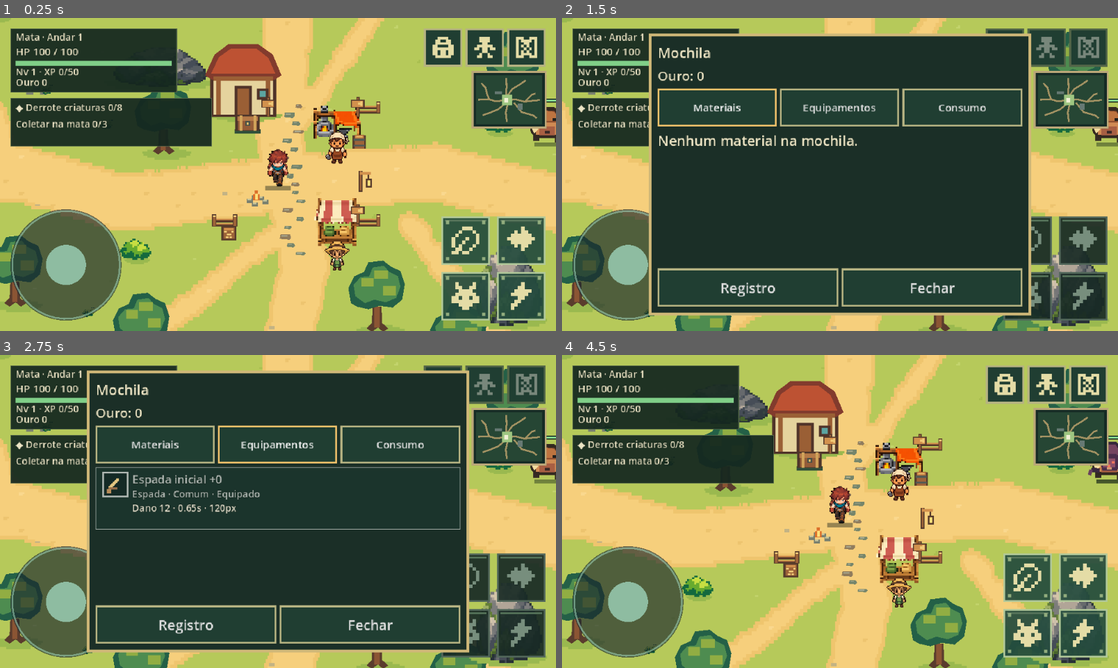
Above: before the commit, frames 1-4 (two rows, left to right).
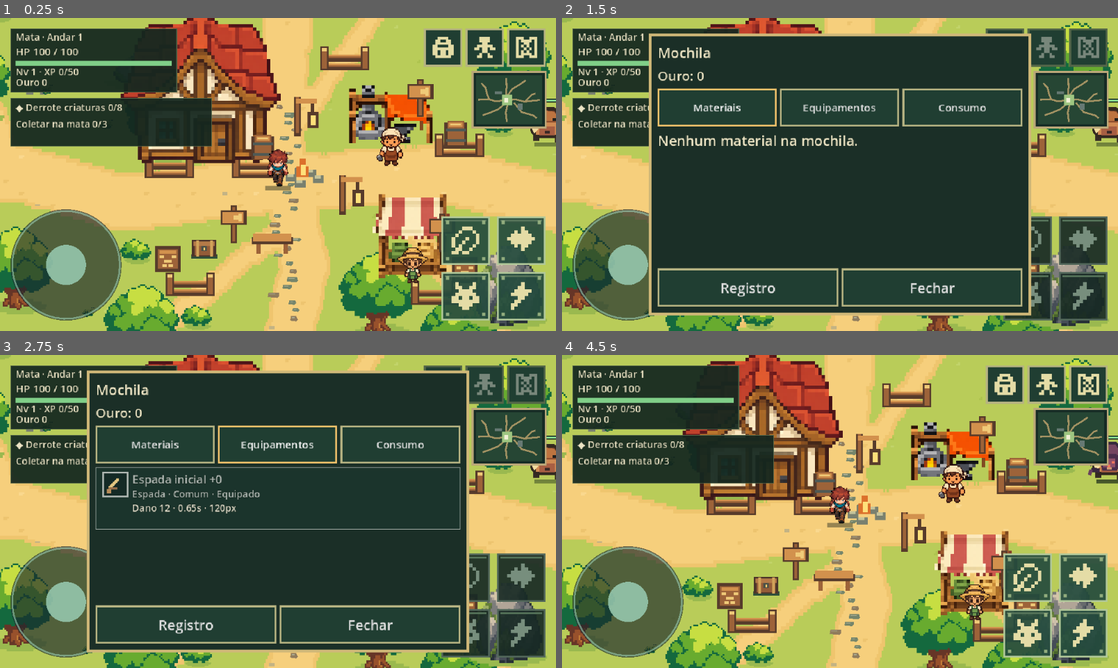
Above: after the commit, the same moments.

Repository: thiagohugo12-dotcom/arveon
Game: Godot game, scene res://scenes/main.tscn
The game is run twice, just before and just after one commit, with the same random seed, the same clock (stepped at 60 frames per second) and the same inputs.
Inputs (mouse positions are in pixels of both pictures, inside the frame that each line leads up to):
- Up to frame 1 (0.25 s): no input
- Up to frame 2 (1.5 s): click (1006, 46) at 0.52 s; click "Materiais" at 1.25 s
- Up to frame 3 (2.75 s): click "Equipamentos" at 2 s
- Up to frame 4 (4.5 s): click "Consumo" at 2.75 s; click "Registro" at 3.5 s; click "Fechar" at 4.25 s

The runs differ from the first frame. In frame 1, 25% of the frame differs, in the area x 0-100%, y 0-100%; in frame 2, 3.8%; in frame 3, 3.8%; in frame 4, 25%.

Commit message:
revert: restore previous visual composition

Diff:
--- a/scripts/components/safe_camp.gd
+++ b/scripts/components/safe_camp.gd
@@ -7,8 +7,8 @@
 const INTERACT_RANGE := 56.0
 # Original anchors remain valid so saved movement and interaction contracts keep working.
 const STATIONS := {"Baú": Vector2(505, 391), "Ferreiro": Vector2(608, 391), "Vendedor": Vector2(608, 514)}
-# The refreshed art stays on the original service anchors and gameplay layout.
-const DISPLAY_STATIONS := {"Baú": Vector2(505, 391), "Ferreiro": Vector2(608, 391), "Vendedor": Vector2(608, 514)}
+# These are the visible service locations in the expanded village.
+const DISPLAY_STATIONS := {"Baú": Vector2(455, 535), "Ferreiro": Vector2(670, 390), "Vendedor": Vector2(695, 545)}
 
 static func contains(point: Vector2) -> bool:
 	return AREA.has_point(point)
--- a/scripts/presentation/camp_npc_view.gd
+++ b/scripts/presentation/camp_npc_view.gd
@@ -15,8 +15,9 @@
 	texture_filter = CanvasItem.TEXTURE_FILTER_NEAREST
 
 func _draw() -> void:
-	# The refreshed NPCs use the explorer scale and a stable pose.
+	# V2 has a stable pose. Its duplicated frames preserve the existing atlas
+	# contract while avoiding movement that reads as the NPC sliding sideways.
 	if visual_v2:
-		draw_texture_rect_region(V2_ATLAS,Rect2(-16,-23,32,40),Rect2(0,kind*48,40,48))
+		draw_texture_rect_region(V2_ATLAS, Rect2(-20, -27, 40, 48), Rect2(0, kind * 48, 40, 48))
 	else:
 		draw_texture_rect_region(ATLAS, Rect2(-16, -22, 32, 40), Rect2(phase * 32, kind * 40, 32, 40))
--- a/scripts/presentation/floor_v2_view.gd
+++ b/scripts/presentation/floor_v2_view.gd
@@ -45,11 +45,11 @@
 func paint() -> void:
 	if layout == null:
 		return
-	layout.draw_rect(Rect2(0,0,1200,900),Color("#b6c95a"))
+	layout.draw_rect(Rect2(0,0,1200,900),Color("#b9cc59"))
 	# Sparse tiny colour clusters; no dense repeated texture.
-	for i in range(120):
+	for i in range(190):
 		var at := Vector2(18+layout._hash(i,27)%1164,18+layout._hash(i,82)%864).snapped(Vector2(2,2))
-		var tone := Color("#c3d46d") if i%3 else Color("#a9bf50")
+		var tone := Color("#c2d46b") if i%3 else Color("#aec44f")
 		layout.draw_rect(Rect2(at,Vector2(4,2)),tone)
 		if i%4 == 0:
 			layout.draw_rect(Rect2(at+Vector2(2,-2),Vector2(2,2)),tone)
@@ -70,7 +70,8 @@
 		shadow(at+Vector2(2,1),30,8)
 		sprite(NATURE,BUSH,at)
 	for feet in layout.tree_positions():
-		_simple_tree(feet,layout._hash(roundi(feet.y),roundi(feet.x))%8==0)
+		shadow(feet+Vector2(6,2),62,18)
+		sprite(NATURE,ORANGE if layout._hash(roundi(feet.y),roundi(feet.x))%8==0 else GREEN,feet+Vector2(0,6))
 	for rock: Rect2 in FloorView.ROCKS:
 		shadow(rock.get_center()+Vector2(0,rock.size.y*0.4),rock.size.x,18)
 		# Cover the existing collision footprint with a recognisable stone mass.
@@ -95,81 +96,29 @@
 				clear = false
 		if clear:
 			positions.append(at)
-		if positions.size() == 12:
+		if positions.size() == 18:
 			break
 	return positions
 
-func _simple_tree(feet: Vector2, autumn: bool) -> void:
-	# Three broad colour masses replace the detailed canopy texture.
-	shadow(feet+Vector2(4,1),56,14)
-	var trunk_dark := Color("#5a3c2d")
-	var trunk := Color("#8b5534")
-	layout.draw_colored_polygon(PackedVector2Array([
-		feet+Vector2(-12,-2),feet+Vector2(-6,-8),feet+Vector2(-5,-27),
-		feet+Vector2(5,-27),feet+Vector2(6,-8),feet+Vector2(13,-2),
-		feet+Vector2(7,2),feet+Vector2(1,-3),feet+Vector2(-6,2)
-	]),trunk_dark)
-	layout.draw_rect(Rect2(feet+Vector2(-3,-27),Vector2(6,24)),trunk)
-	var dark := Color("#b94f25") if autumn else Color("#246047")
-	var mid := Color("#e96a26") if autumn else Color("#4e8c50")
-	var light := Color("#ff9f2c") if autumn else Color("#91ad43")
-	layout.draw_colored_polygon(PackedVector2Array([
-		feet+Vector2(-30,-31),feet+Vector2(-33,-48),feet+Vector2(-26,-62),
-		feet+Vector2(-15,-67),feet+Vector2(-10,-78),feet+Vector2(7,-80),
-		feet+Vector2(16,-73),feet+Vector2(27,-68),feet+Vector2(32,-53),
-		feet+Vector2(29,-35),feet+Vector2(18,-26),feet+Vector2(3,-28),
-		feet+Vector2(-10,-24),feet+Vector2(-23,-27)
-	]),dark)
-	layout.draw_colored_polygon(PackedVector2Array([
-		feet+Vector2(-25,-39),feet+Vector2(-27,-52),feet+Vector2(-19,-61),
-		feet+Vector2(-9,-62),feet+Vector2(-5,-72),feet+Vector2(8,-74),
-		feet+Vector2(14,-67),feet+Vector2(24,-62),feet+Vector2(27,-50),
-		feet+Vector2(22,-37),feet+Vector2(10,-32),feet+Vector2(-3,-35),
-		feet+Vector2(-14,-31)
-	]),mid)
-	for cluster in [Rect2(feet+Vector2(-18,-60),Vector2(14,10)),Rect2(feet+Vector2(-3,-69),Vector2(16,10)),Rect2(feet+Vector2(7,-51),Vector2(15,11))]:
-		layout.draw_rect(cluster,light)
-
-func _simple_cabin(base: Vector2) -> void:
-	# The house keeps the original footprint and uses only the parts needed for recognition.
-	shadow(base+Vector2(3,-1),84,13)
-	var outline := Color("#503329")
-	var wood := Color("#9a5f35")
-	var wall := Color("#e5d39d")
-	var roof_dark := Color("#823b2d")
-	var roof := Color("#bd5233")
-	layout.draw_rect(Rect2(base+Vector2(-38,-52),Vector2(76,52)),outline)
-	layout.draw_rect(Rect2(base+Vector2(-34,-48),Vector2(68,45)),wall)
-	layout.draw_colored_polygon(PackedVector2Array([
-		base+Vector2(-44,-48),base+Vector2(-33,-72),base+Vector2(-17,-84),
-		base+Vector2(17,-84),base+Vector2(34,-72),base+Vector2(44,-48),
-		base+Vector2(36,-43),base+Vector2(-36,-43)
-	]),roof_dark)
-	layout.draw_colored_polygon(PackedVector2Array([
-		base+Vector2(-37,-50),base+Vector2(-28,-69),base+Vector2(-14,-79),
-		base+Vector2(15,-79),base+Vector2(29,-68),base+Vector2(37,-50)
-	]),roof)
-	layout.draw_rect(Rect2(base+Vector2(-31,-47),Vector2(5,44)),wood)
-	layout.draw_rect(Rect2(base+Vector2(26,-47),Vector2(5,44)),wood)
-	layout.draw_rect(Rect2(base+Vector2(-10,-36),Vector2(20,36)),outline)
-	layout.draw_rect(Rect2(base+Vector2(-7,-33),Vector2(14,33)),wood)
-	layout.draw_rect(Rect2(base+Vector2(16,-33),Vector2(13,13)),outline)
-	layout.draw_rect(Rect2(base+Vector2(19,-30),Vector2(7,7)),Color("#5ba4a1"))
-	layout.draw_rect(Rect2(base+Vector2(-34,-47),Vector2(68,5)),wood)
-
 func _camp() -> void:
-	# Apply the refreshed style over the original compact hub composition.
-	for n in range(18):
-		layout._draw_flagstone(Vector2(556+layout._hash(n,71)%21-10,369+n*10),n)
-	for at in [Vector2(478,380),Vector2(643,380),Vector2(478,510),Vector2(643,510)]:
-		prop(FENCE_PROP,at,1.0)
-	_simple_cabin(Vector2(500,384))
-	sprite_scaled(CAMP,FORGE,SafeCamp.DISPLAY_STATIONS["Ferreiro"]+Vector2(0,18),1.05)
-	sprite_scaled(CAMP,MARKET,SafeCamp.DISPLAY_STATIONS["Vendedor"]+Vector2(0,18),1.05)
+	# Separate service zones give every building its natural footprint.
+	for n in range(28):
+		layout._draw_flagstone(Vector2(548+layout._hash(n,71)%31-15,370+n*9),n)
+	# A few open fence anchors frame the village without turning it into a square.
+	for at in [Vector2(414,454),Vector2(514,454),Vector2(616,330),Vector2(748,430),Vector2(438,590),Vector2(720,600)]:
+		prop(FENCE_PROP,at,1.95)
+	# Home, workshop, vendor and chest each occupy their own clear area.
+	layout.draw_texture_rect_region(CAMP,Rect2(355,245,192,192),CABIN)
+	sprite_scaled(CAMP,FORGE,SafeCamp.DISPLAY_STATIONS["Ferreiro"]+Vector2(0,24),1.85)
+	sprite_scaled(CAMP,MARKET,SafeCamp.DISPLAY_STATIONS["Vendedor"]+Vector2(0,24),1.85)
 	layout._draw_chest(SafeCamp.DISPLAY_STATIONS["Baú"])
 	for name: String in ["Baú","Ferreiro","Vendedor"]:
-		prop(SIGN_PROP,SafeCamp.DISPLAY_STATIONS[name]+Vector2(25,-7),1.0)
-	prop(BARREL_PROP,Vector2(632,421),1.0)
-	prop(CRATE_PROP,Vector2(484,526),1.0)
-	prop(LANTERN_PROP,Vector2(638,474),1.0)
-	prop(FIRE_PROP,Vector2(516,492),1.0)
+		prop(SIGN_PROP,SafeCamp.DISPLAY_STATIONS[name]+Vector2(36,-6),1.9)
+	for point: Vector2 in [Vector2(520,434),Vector2(742,418)]:
+		prop(BARREL_PROP,point,1.75)
+	for point: Vector2 in [Vector2(414,562),Vector2(756,575)]:
+		prop(CRATE_PROP,point,1.75)
+	for point: Vector2 in [Vector2(568,414),Vector2(620,504)]:
+		prop(LANTERN_PROP,point,1.9)
+	prop(BENCH_PROP,Vector2(536,548),1.75)
+	prop(FIRE_PROP,Vector2(570,474),1.75)
--- a/scripts/presentation/floor_view.gd
+++ b/scripts/presentation/floor_view.gd
@@ -39,9 +39,9 @@
 		add_child(npc)
 
 func _npc_position(station: String, use_v2: bool) -> Vector2:
-	# V2 keeps the original station layout; both NPCs stand just in front of their service.
+	# V2 places people at the fronts of their expanded visual service zones.
 	if use_v2:
-		return SafeCamp.DISPLAY_STATIONS[station] + Vector2(0,32)
+		return SafeCamp.DISPLAY_STATIONS[station] + (Vector2(0,32) if station == "Ferreiro" else Vector2(0,12))
 	return Vector2(606, 423 if station == "Ferreiro" else 475)
 
 func set_visual_v2(enabled: bool) -> void:
